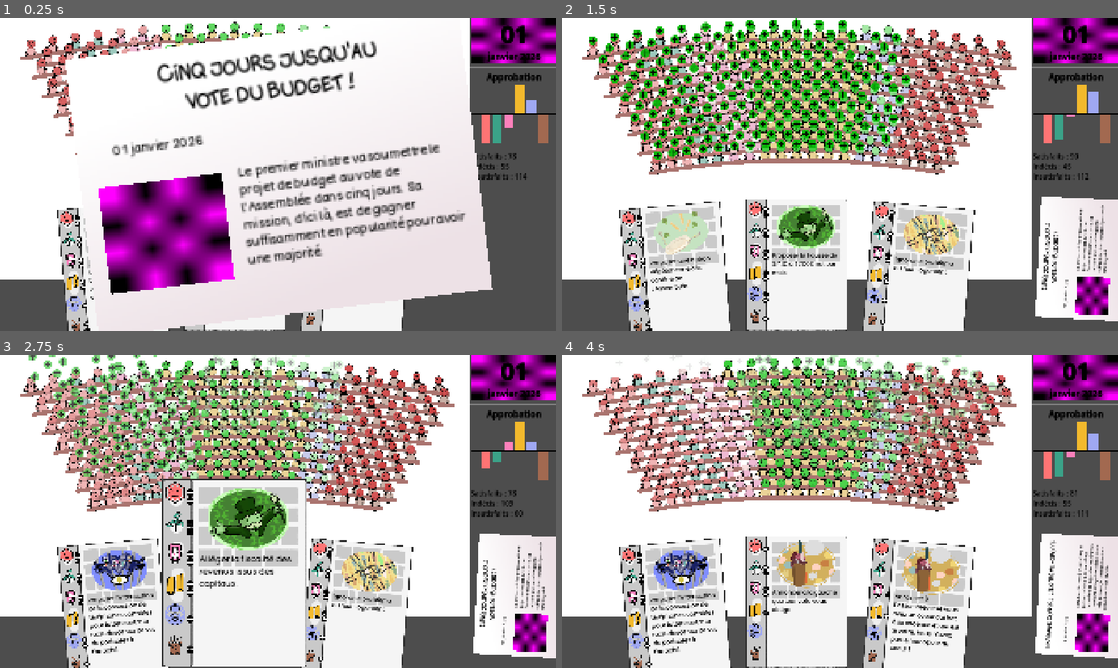
Above: before the commit, frames 1-4 (two rows, left to right).
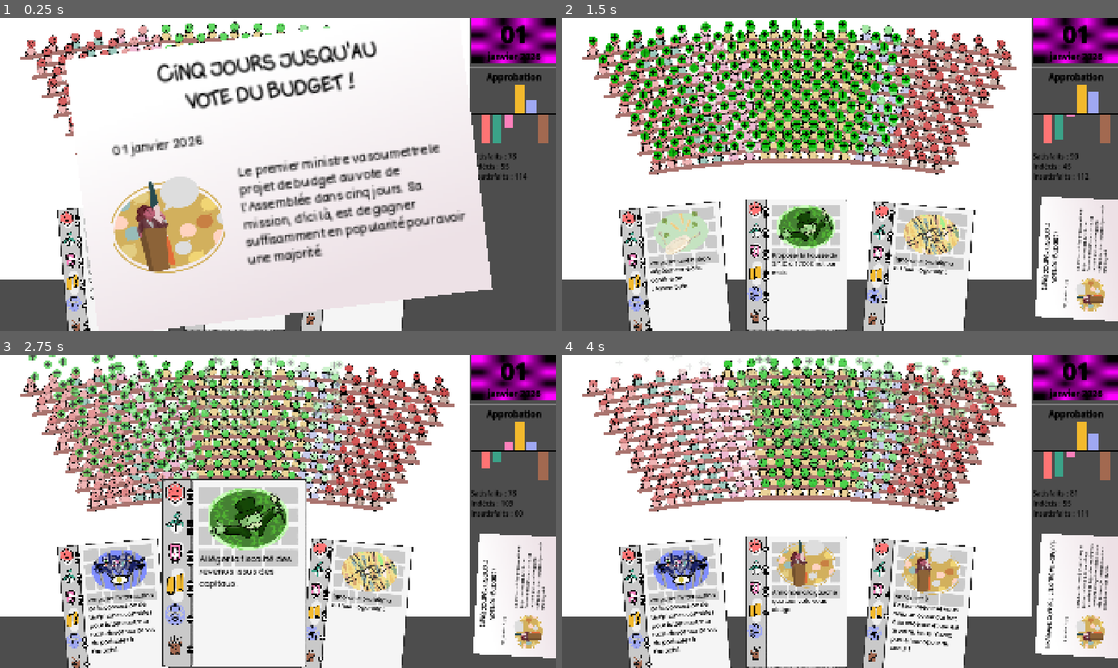
Above: after the commit, the same moments.

Repository: remimorvan/assemblee-nationale-simulator
Game: Godot game, scene res://scenes/game.tscn
The game is run twice, just before and just after one commit, with the same random seed, the same clock (stepped at 60 frames per second) and the same inputs.
Inputs (mouse positions are in pixels of both pictures, inside the frame that each line leads up to):
- Up to frame 1 (0.25 s): no input
- Up to frame 2 (1.5 s): tap Enter at 0.5 s; move the mouse to (1073, 115) at 0.52 s; click (1073, 115) at 0.67 s; tap Space at 1.25 s; move the mouse to (673, 271) at 1.27 s; click (673, 271) at 1.42 s
- Up to frame 3 (2.75 s): move the mouse to (233, 602) at 2.02 s; click (233, 602) at 2.17 s
- Up to frame 4 (4 s): move the mouse to (917, 608) at 2.77 s; click (917, 608) at 2.92 s; click (917, 608) at 3.67 s

The runs differ from the first frame. In frame 1, 7.6% of the frame differs, in the area x 17-43%, y 49-89%; in frame 2, 0.7%; in frame 3, 0.7%; in frame 4, 0.7%.

Commit message:
image journal update

Diff:
--- a/scenes/journal.tscn
+++ b/scenes/journal.tscn
@@ -1,5 +1,6 @@
 [gd_scene load_steps=11 format=3 uid="uid://cpdinrv8yds4b"]
 
+[ext_resource type="Texture2D" uid="uid://bwcleh6chxn0h" path="res://assets/card/illustrations/random.png" id="1_ll4rq"]
 [ext_resource type="FontFile" uid="uid://usk4ucaxtgwp" path="res://assets/card/Monicacomic.ttf" id="2_ha22r"]
 [ext_resource type="FontFile" uid="uid://0pyo548st5e1" path="res://assets/card/BadComic-Regular.ttf" id="3_hlh6y"]
 [ext_resource type="AudioStream" uid="uid://cl3byex3m3brk" path="res://assets/sounds/JDSherbert - Tabletop Games SFX Pack - Paper Flip - 1.mp3" id="3_t4w66"]
@@ -23,8 +24,6 @@
 gradient = SubResource("Gradient_iyd0d")
 fill_from = Vector2(0.600427, 0.944444)
 fill_to = Vector2(0.307692, 0.162393)
-
-[sub_resource type="ViewportTexture" id="ViewportTexture_ovxar"]
 
 [sub_resource type="LabelSettings" id="LabelSettings_fiay6"]
 line_spacing = 0.0
@@ -56,11 +55,12 @@
 texture = SubResource("GradientTexture2D_41jfq")
 
 [node name="image" type="TextureRect" parent="."]
-offset_left = -271.417
-offset_top = -13.1757
-offset_right = -84.7503
-offset_bottom = 146.824
-texture = SubResource("ViewportTexture_ovxar")
+offset_left = -258.027
+offset_top = -15.5615
+offset_right = 21.9732
+offset_bottom = 224.438
+scale = Vector2(0.6, 0.6)
+texture = ExtResource("1_ll4rq")
 
 [node name="title" type="Label" parent="."]
 offset_left = -280.737
--- a/scripts/journal.gd
+++ b/scripts/journal.gd
@@ -10,11 +10,10 @@
 	Title.text = title
 	Content.text = desc
 	Date.text = str(day)+" janvier 2026"
-	var image_path = "res://assets/card/illustrations/"+image_name
-	if ResourceLoader.exists(image_path):
-		Illustration.texture = load(image_path)
+	if ResourceLoader.exists(image_name):
+		Illustration.texture = load(image_name)
 	else:
-		print("Texture not found: " + image_path)
+		print("Texture not found: " + image_name)
 
 func update_with_basic(day: int) -> void:
 	var json = JSON.new()
